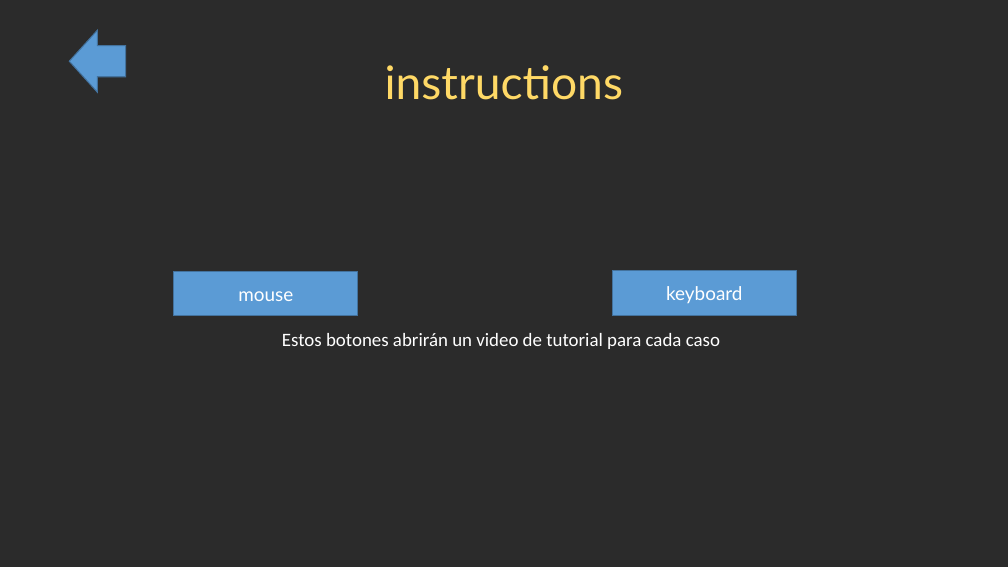
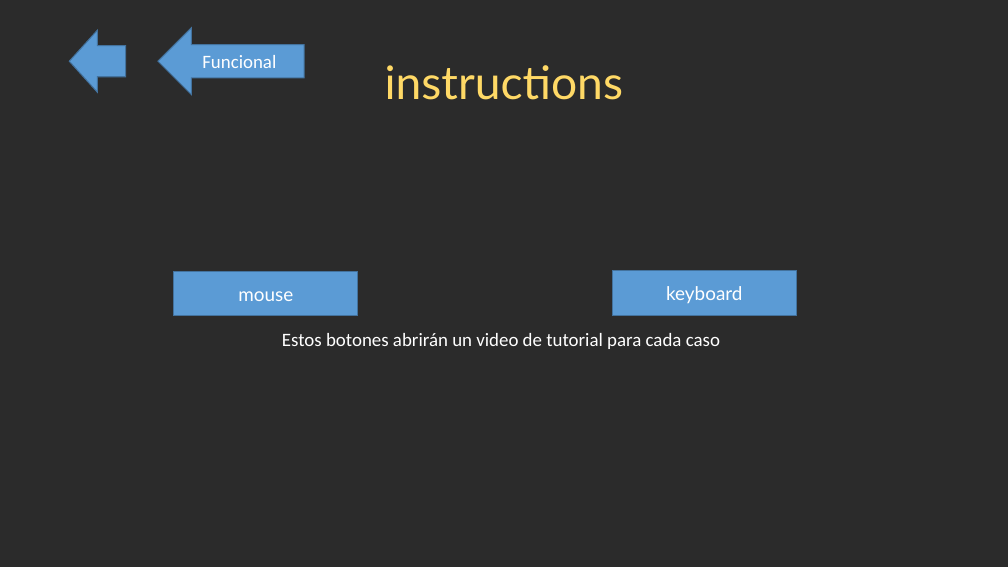
Before and after one commit to alfhh/MadDevs, a slide deck: slide 2 of Docs/StarwarsTD.pptx. Drawn at 1008x567 pixels with LibreOffice and Linux fonts; fonts in the diff are those of the drawing; background and template pictures are left out; a plain dark background stands for a picture behind light text. Boxes give left, top, right and bottom in pixels: in the first picture for what was removed or moved away, otherwise in the second. Text is boxed around its words. In the diff, an @@ line names an element or a change of style, - is before the commit and + after.

```diff
--- a/Docs/StarwarsTD.pptx
+++ b/Docs/StarwarsTD.pptx
@@ left arrow added at (x1=158, y1=28, x2=304, y2=95), fill #5B9BD5, outline #43739E 1 pt, 18 pt, text #FFFFFF @@
+Funcional
```
Also in this commit, not shown: 2 other slides changed, 3 slides added, 5 slides removed, 1 other file.
